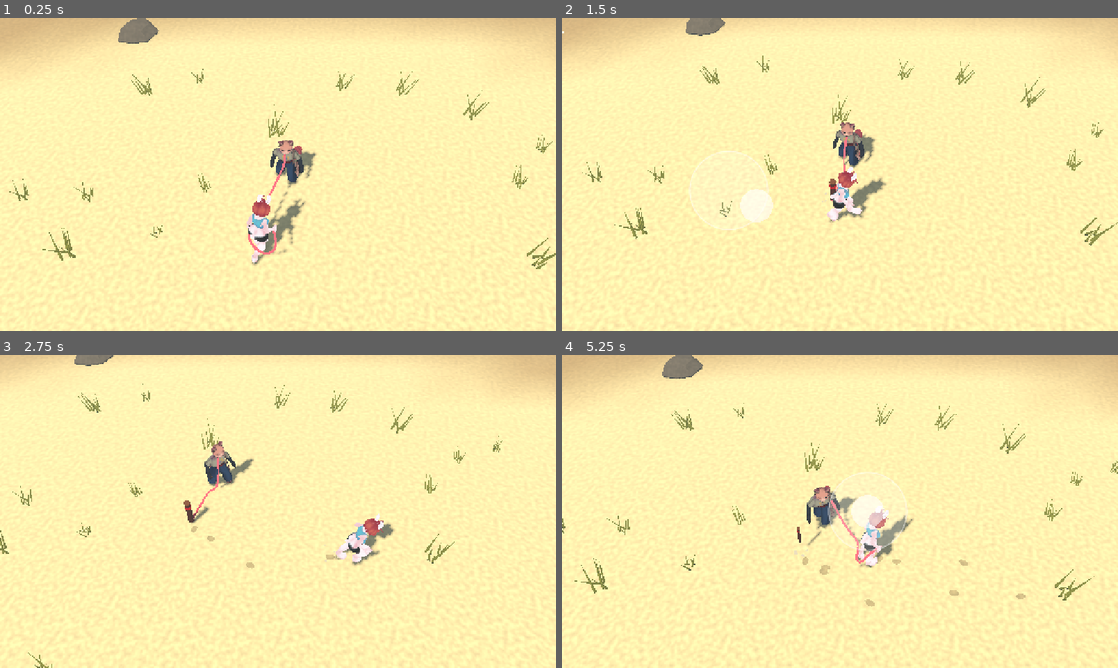
Above: before the commit, frames 1-4 (two rows, left to right).
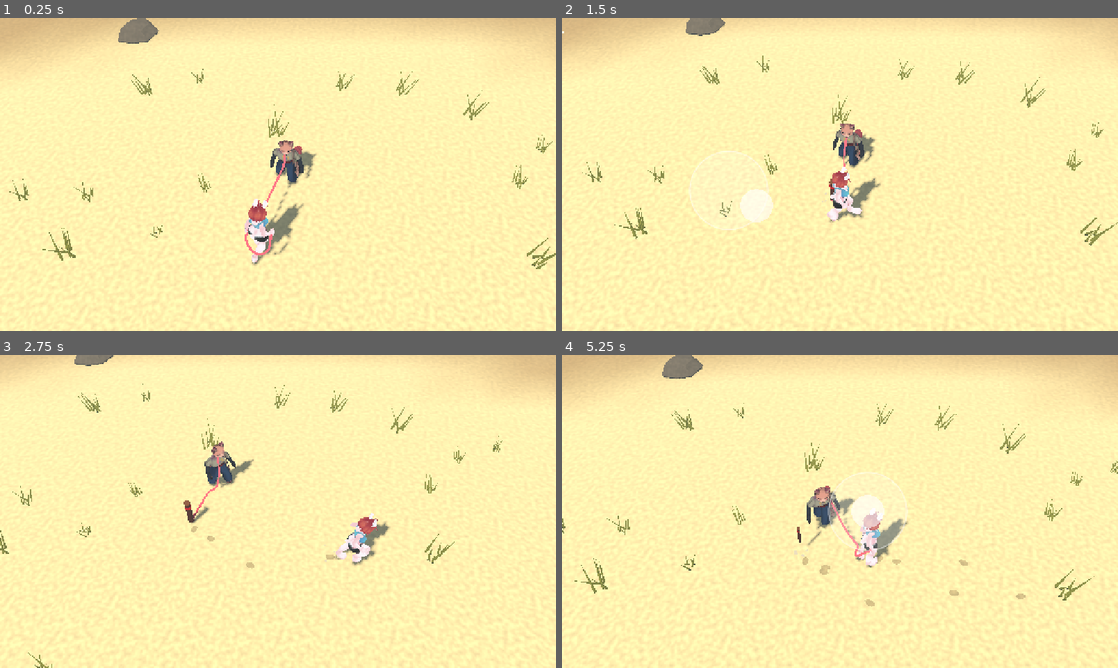
Above: after the commit, the same moments.

Repository: MrKrob00/Animal-Walk
Game: Godot game, scene res://scenes/main.tscn
Same seed, same stepped clock (60 frames per second), same inputs: the game is played once before the commit and once after it.
Inputs (mouse positions are in pixels of both pictures, inside the frame that each line leads up to):
- Up to frame 1 (0.25 s): no input
- Up to frame 2 (1.5 s): move the mouse to (962, 158) at 0.52 s; hold D (move_right) 0.53-1.25 s; hold Space (act) 0.53-1.25 s; click (962, 158) at 0.67 s; drag from (728, 190) to (812, 237) at 1.27 s
- Up to frame 3 (2.75 s): move the mouse to (333, 442) at 2.02 s; hold D (move_right) from 2.03 s (still down); tap E at 2.1 s
- Up to frame 4 (5.25 s): release D (move_right) at 2.75 s; drag from (812, 574) to (673, 464) at 2.77 s; move the mouse to (1006, 558) at 3.52 s; hold A (move_left) 3.53-4.25 s; hold Shift (run) 3.53-4.25 s; drag from (673, 464) to (756, 433) at 4.27 s; move the mouse to (867, 511) at 5.02 s; hold S (move_down) from 5.03 s (still down); hold Space (act) from 5.03 s (still down); click (867, 511) at 5.17 s

The runs differ from the first frame. In frame 1, 0.7% of the frame differs, in the area x 44-57%, y 39-76%; in frame 2, 0.5%; in frame 3, 0.5%; in frame 4, 0.7%.

Commit message:
Bunny's chest keeps its modelled lean on the clips: it no longer hangs
Co-Authored-By: Claude Opus 5.5 <noreply@anthropic.com>
Claude-Session: https://claude.ai/code/session_01Lbjh88uP794iDp2E8yqCqj

Diff:
--- a/scripts/retarget.gd
+++ b/scripts/retarget.gd
@@ -16,8 +16,8 @@
 	"DEF-thigh.R": "DEF-shin.R", "DEF-shin.R": "DEF-foot.R", "DEF-foot.R": "DEF-toe.R",
 }
 
-## Source bone -> the left / right pair whose line is its side axis (the shoulders for the chest,
-## the hips for the pelvis): a spine bent sideways in our rest must not roll the shoulders.
+## Source bone -> the left / right pair whose line is its side axis: these bones are lined up
+## with the source only by turning that line about the vertical (`_yaw_align`).
 ## (Not the pelvis: a rest that stands on one leg tilts the pelvis and its hip line together.)
 const SIDE_PAIR := {
 	"DEF-spine.002": ["DEF-upper_arm.L", "DEF-upper_arm.R"], "DEF-spine.003": ["DEF-upper_arm.L", "DEF-upper_arm.R"],
@@ -69,7 +69,10 @@
 			var d_dir: Vector3 = to_char * (skel.get_bone_global_rest(map[aim]).origin - skel.get_bone_global_rest(d).origin)
 			if s_dir.length() > 1e-6 and d_dir.length() > 1e-6:
 				var sides := _side_axes(sname, map)
-				a = _frame_align(d_dir.normalized(), s_dir.normalized(), sides[0], sides[1], SIDE_PAIR.has(sname))
+				if SIDE_PAIR.has(sname):
+					a = _yaw_align(sides[0], sides[1])
+				else:
+					a = _frame_align(d_dir.normalized(), s_dir.normalized(), sides[0], sides[1])
 		elif src.parent[i] >= 0 and align.has(src.parent[i]):
 			a = align[src.parent[i]]      # an end bone turns like its parent
 		align[i] = a
@@ -199,6 +202,18 @@
 ## Turns our bone onto the source's: its direction onto theirs, and also the body's side axis
 ## onto theirs (both characters face +Z with the side along X). Lining up the direction alone
 ## leaves the bone twisted about itself, and a twisted chest rolls the shoulders to one side.
+## For the upper spine: only turn our shoulder line onto the source's about the vertical. The
+## lean of our chest stays as the model has it: Chobby's chest bone leans 30 degrees back in her
+## rest while her ribcage is upright, and lining the bone up with the clip's tipped her chest
+## forward ~45 degrees (the player: her chest hung).
+static func _yaw_align(d_side: Vector3, s_side: Vector3) -> Quaternion:
+	var a := Vector2(d_side.x, d_side.z)
+	var b := Vector2(s_side.x, s_side.z)
+	if a.length() < 1e-4 or b.length() < 1e-4:
+		return Quaternion.IDENTITY
+	return Quaternion(Vector3.UP, -a.angle_to(b))
+
+
 static func _frame_align(d_dir: Vector3, s_dir: Vector3, d_ref := Vector3.RIGHT, s_ref := Vector3.RIGHT, side_first := false) -> Quaternion:
 	if absf(d_dir.dot(d_ref)) > 0.8 or absf(s_dir.dot(s_ref)) > 0.8:
 		d_ref = Vector3.BACK       # a bone along the side (an arm in a T-pose): use forward instead
Not shown, changed: CLAUDE.md
